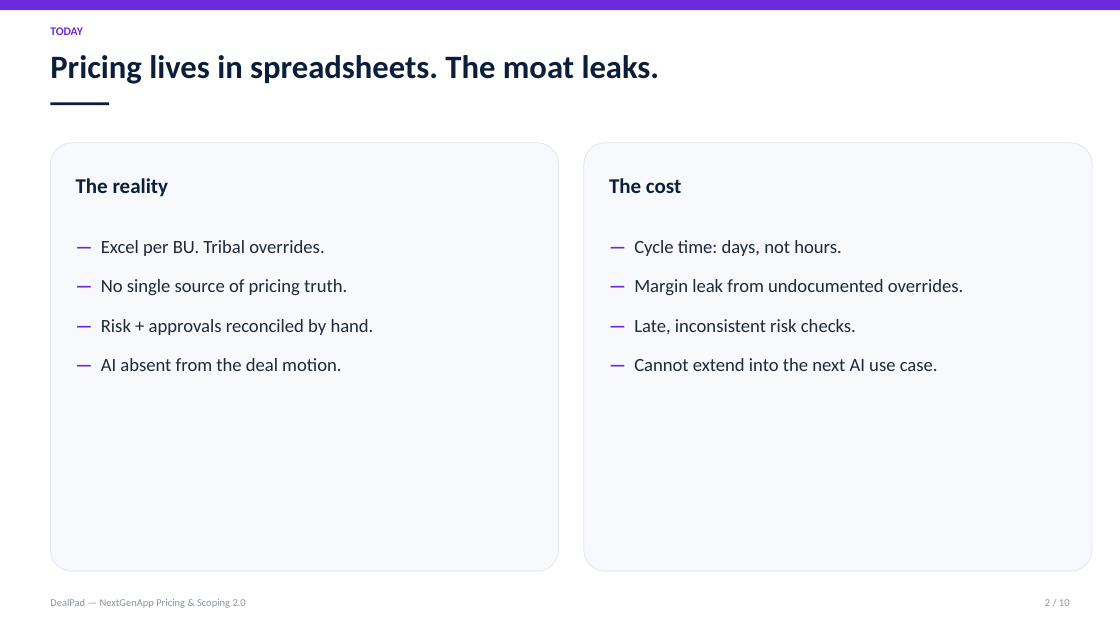
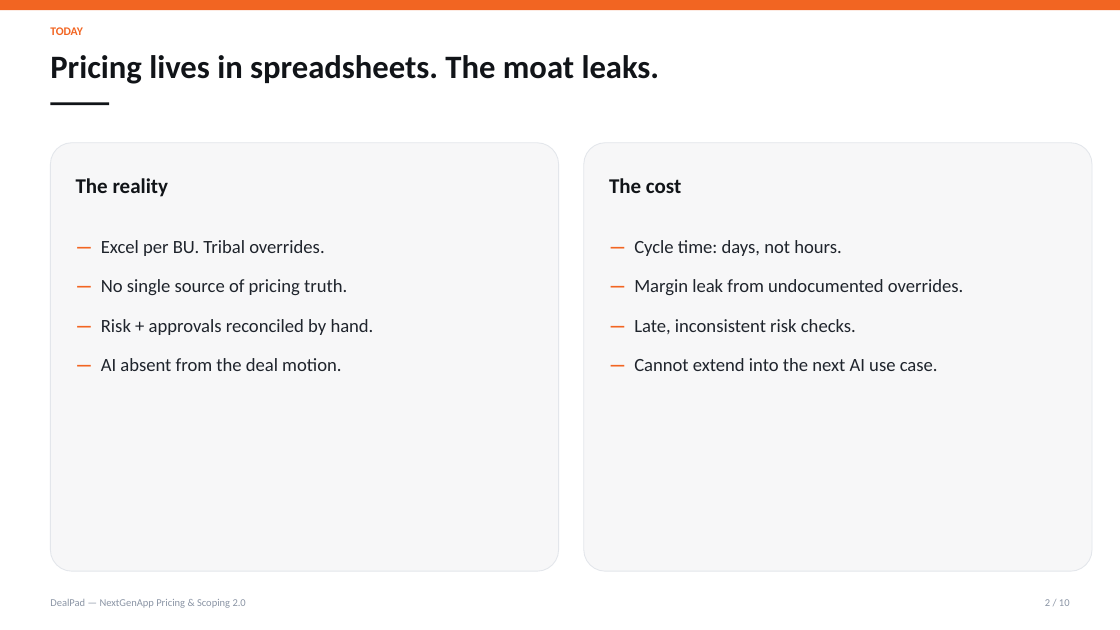
Before and after one commit to dhan99/NextGenPricing2, a slide deck: slide 2 of attached_assets/DealPad_10min_PS_Demo_Lite.pptx. Drawn at 1120x630 pixels with LibreOffice and Linux fonts; fonts in the diff are those of the drawing. Boxes give left, top, right and bottom in pixels: in the first picture for what was removed or moved away, otherwise in the second. Text is boxed around its words. In the diff, an @@ line names an element or a change of style, - is before the commit and + after.

```diff
--- a/attached_assets/DealPad_10min_PS_Demo_Lite.pptx
+++ b/attached_assets/DealPad_10min_PS_Demo_Lite.pptx
@@ rectangle at bbox=[0, 0, 1120, 10]: fill #6D28D9 to #F26522 @@
@@ text "TODAY" at bbox=[50, 27, 83, 35]: text colour #6D28D9 to #F26522 @@
@@ rectangle at bbox=[50, 103, 109, 105]: fill #0B1F3A to #111418 @@
@@ rounded rectangle at bbox=[50, 143, 559, 571]: fill #F7F9FC to #F7F7F8; outline #E2E8F0 0.75 pt to #E3E6EB 0.75 pt @@
@@ rounded rectangle at bbox=[584, 143, 1092, 571]: fill #F7F9FC to #F7F7F8; outline #E2E8F0 0.75 pt to #E3E6EB 0.75 pt @@
@@ text colour #0B1F3A to #111418 in 3 elements at bbox=[50, 55, 660, 84], bbox=[76, 178, 169, 197], bbox=[609, 178, 681, 193] @@
@@ text "— Excel per BU. Tribal ..." at bbox=[101, 240, 374, 371]: text colour #6D28D9 to #F26522 in "—", "—", "—", "—"; text colour #1F2937 to #1F242C @@
@@ text "— Cycle time: days, not ..." at bbox=[634, 240, 963, 371]: text colour #6D28D9 to #F26522 in "—", "—", "—", "—"; text colour #1F2937 to #1F242C @@
```
Also in this commit, not shown: 9 other slides changed, 2 other files.
